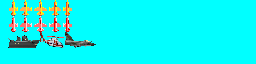
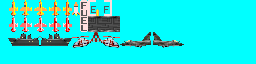
The second 256x64 image is a revision of the first. Changes to its layers:
painted on "Foreground" over [8, 0, 184, 48]
